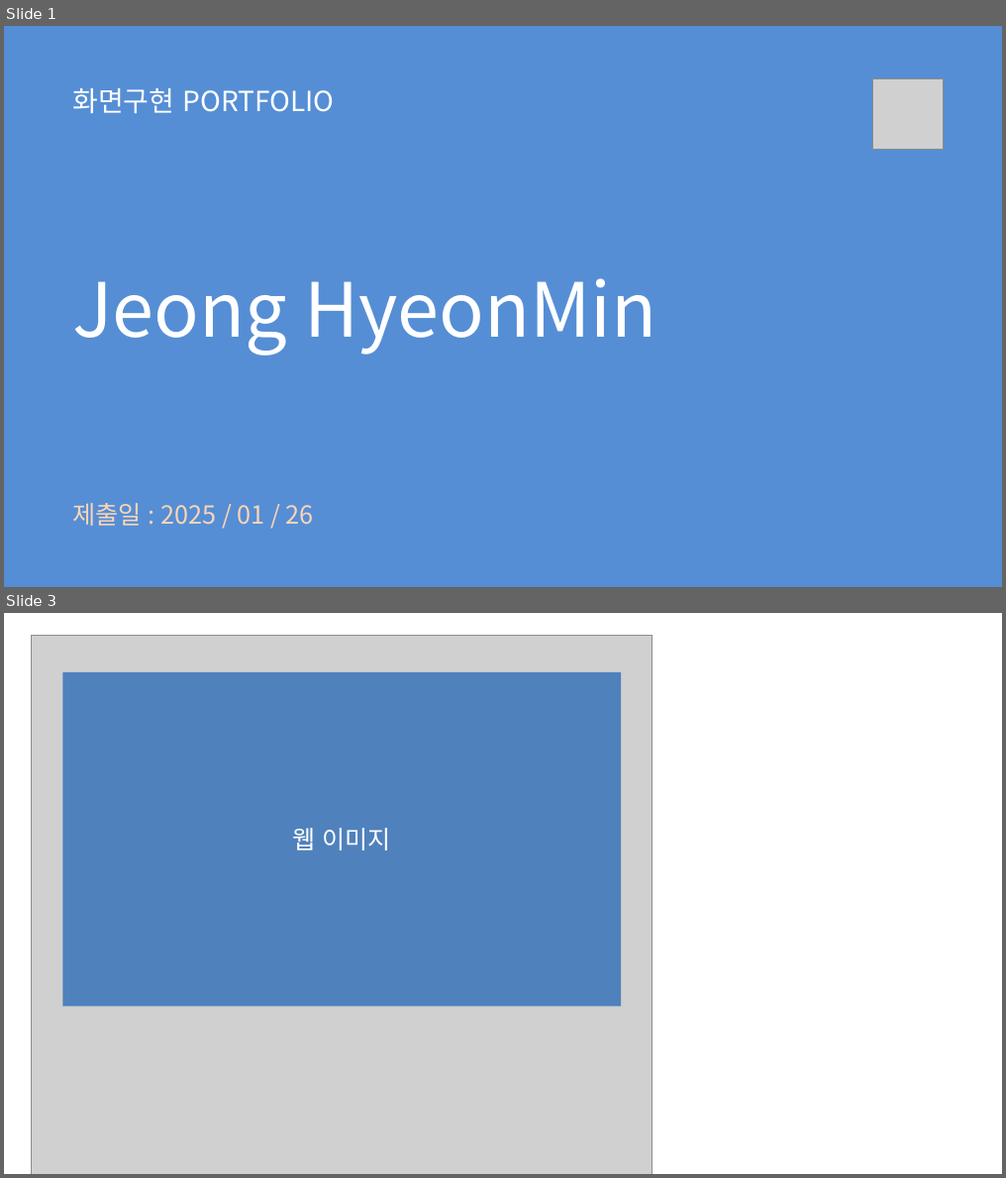
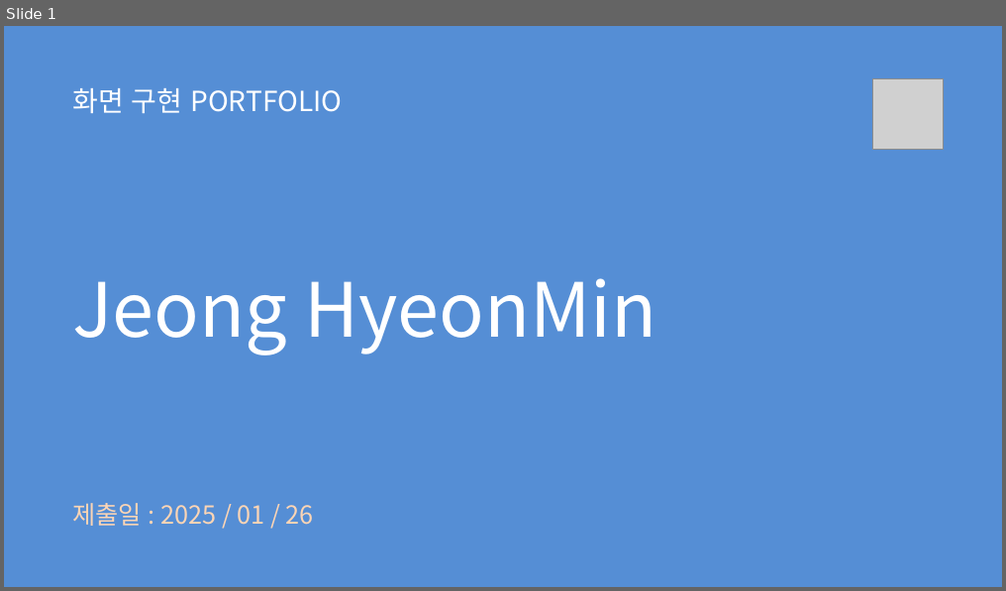
Before and after one commit to BosuMamemon/Screen_Implementation_Portfolio, a slide deck: 정현민 화면구현_포트폴리오 PPT.pptx. Shown one above the other, each under a label of ours: slides 1 and 3 before the commit, slide 1 after it; the slides between them are not shown. The pictures are 1006x1178 and 1006x591 pixels, drawn with LibreOffice and Linux fonts; fonts in the diff are those of the drawing; grey boxes stand for pictures. Boxes give left, top, right and bottom in pixels: in the first picture for what was removed or moved away, otherwise in the second. Text is boxed around its words. In the diff, an @@ line names an element or a change of style, - is before the commit and + after.

```diff
--- a/정현민 화면구현_포트폴리오 PPT.pptx
+++ b/정현민 화면구현_포트폴리오 PPT.pptx
@@ slide 3 removed at [4,613,1002,1174], background #FFFFFF @@
@@ picture removed at [32,635,652,1174] @@
@@ rectangle removed at [62,671,621,1006] @@
-웹 이미지
@@ slide 1 changed as well @@
@@ text at [72,88,342,113]: spaces changed @@
-화면구현 PORTFOLIO
+화면 구현 PORTFOLIO
```
Also in this commit, not shown: 2 other slides changed, 1 slide added, 1 other slide removed, 8 other files.
